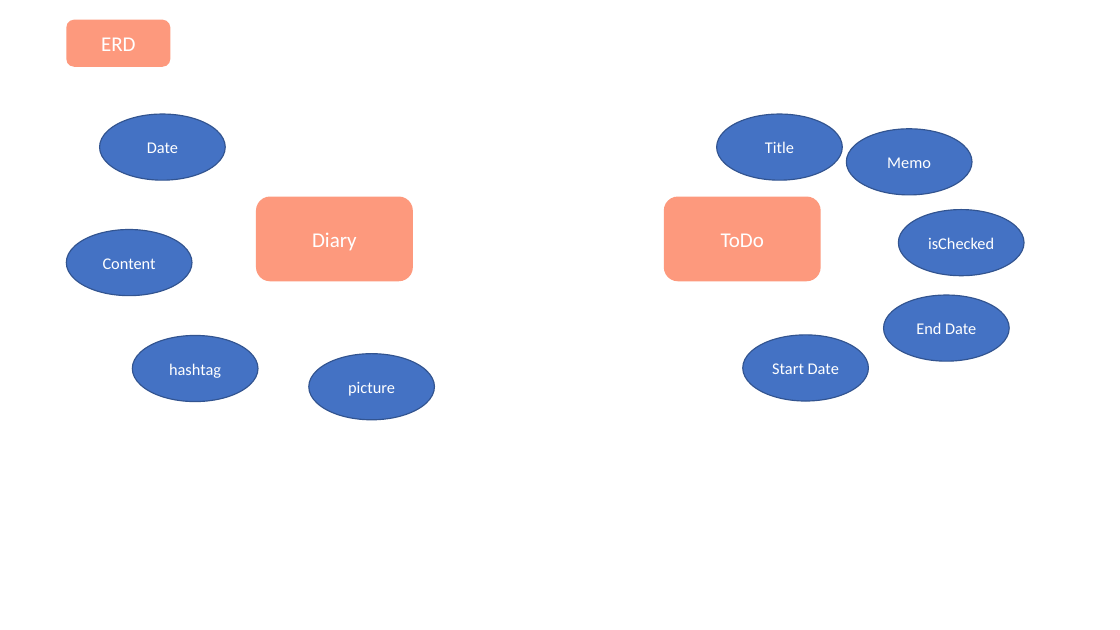
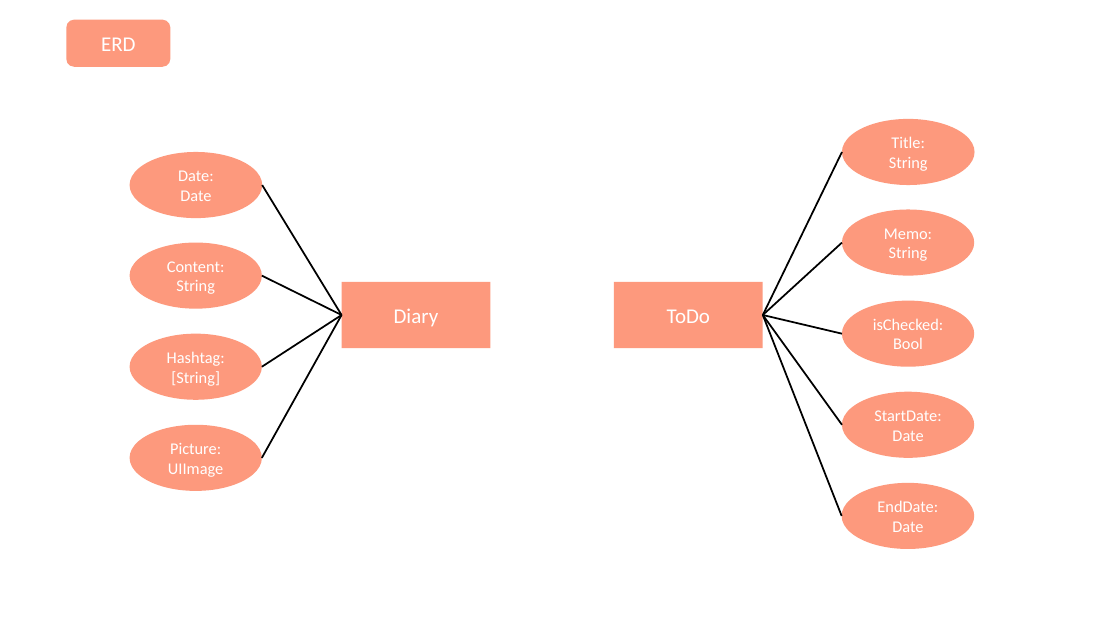
Before and after one commit to chaeHaram/University, a slide deck: slide 3 of 4-1/소프트웨어 종합설계/10주차/졸업작품 DFD : ERD.pptx. Drawn at 1120x630 pixels with LibreOffice and Linux fonts; fonts in the diff are those of the drawing. Boxes give left, top, right and bottom in pixels: in the first picture for what was removed or moved away, otherwise in the second. Text is boxed around its words. In the diff, an @@ line names an element or a change of style, - is before the commit and + after.

Commit message:
소프트웨어 종합설계 ppt 제작

```diff
--- a/4-1/소프트웨어 종합설계/10주차/졸업작품 DFD : ERD.pptx
+++ b/4-1/소프트웨어 종합설계/10주차/졸업작품 DFD : ERD.pptx
@@ ellipse "Title:": place and size @@
-ellipse "Title:" at <box>717,114,843,181</box>
+ellipse "Title:" at <box>842,119,975,186</box>
@@ text in ellipse at <box>889,136,928,171</box>: text changed @@
-Title
+Title:
+String
@@ ellipse "Date:": place and size @@
-ellipse "Date:" at <box>100,114,226,181</box>
+ellipse "Date:" at <box>129,152,262,218</box>
@@ text in ellipse at <box>178,170,214,181</box>: paragraph added @@
+Date:
@@ line added from (842, 152) to (763, 315), #000000 1.5 pt @@
@@ line added from (262, 185) to (342, 315), #000000 1.5 pt @@
@@ ellipse "Memo: String": place and size @@
-ellipse "Memo: String" at <box>847,129,973,195</box>
+ellipse "Memo: String" at <box>842,209,974,276</box>
@@ text in ellipse at <box>884,228,932,261</box>: text changed @@
-Memo
+Memo:
+String
@@ ellipse "Content: String": place and size @@
-ellipse "Content: String" at <box>66,229,192,296</box>
+ellipse "Content: String" at <box>129,243,261,309</box>
@@ text in ellipse at <box>167,261,225,294</box>: text changed @@
-Content
+Content: String
@@ line added from (842, 243) to (763, 315), #000000 1.5 pt @@
@@ line added from (262, 276) to (342, 315), #000000 1.5 pt @@
@@ rectangle "Diary" at <box>342,282,491,349</box>: rounded rectangle to rectangle @@
@@ rectangle "Diary": place and size @@
-rectangle "Diary" at <box>256,197,413,281</box>
+rectangle "Diary" at <box>342,282,491,349</box>
@@ rectangle "ToDo": place and size @@
-rectangle "ToDo" at <box>664,197,821,281</box>
+rectangle "ToDo" at <box>614,282,763,349</box>
@@ rectangle "ToDo" at <box>614,282,763,349</box>: rounded rectangle to rectangle @@
@@ ellipse removed at <box>884,295,1010,361</box> @@
-End Date
@@ line added from (262, 367) to (342, 315), #000000 1.5 pt @@
@@ line added from (262, 458) to (342, 315), #000000 1.5 pt @@
@@ line added from (842, 334) to (763, 315), #000000 1.5 pt @@
@@ line added from (842, 425) to (763, 315), #000000 1.5 pt @@
@@ line added from (842, 516) to (763, 315), #000000 1.5 pt @@
@@ ellipse "isChecked:": place and size @@
-ellipse "isChecked:" at <box>899,210,1025,276</box>
+ellipse "isChecked:" at <box>842,301,974,367</box>
@@ text in ellipse at <box>873,318,943,349</box>: text changed @@
-isChecked
+isChecked:
+Bool
@@ ellipse "Hashtag: [String]": place and size @@
-ellipse "Hashtag: [String]" at <box>133,335,259,402</box>
+ellipse "Hashtag: [String]" at <box>129,334,261,400</box>
@@ text in ellipse at <box>167,352,225,386</box>: text changed @@
-hashtag
+Hashtag: [String]
@@ fill #4472C4 to #FD997D; outline #325491 1 pt to none in 8 elements at <box>129,334,261,400</box>, <box>129,243,261,309</box>, <box>129,152,262,218</box>, <box>842,119,975,186</box>, <box>842,209,974,276</box>, <box>842,301,974,367</box>, <box>129,425,261,492</box>, <box>842,392,974,458</box> @@
@@ ellipse "StartDate: Date": place and size @@
-ellipse "StartDate: Date" at <box>743,335,869,402</box>
+ellipse "StartDate: Date" at <box>842,392,974,458</box>
@@ text in ellipse at <box>874,410,941,441</box>: text changed @@
-Start Date
+StartDate:
+Date
@@ ellipse "Picture: UIImage": place and size @@
-ellipse "Picture: UIImage" at <box>309,354,435,420</box>
+ellipse "Picture: UIImage" at <box>129,425,261,492</box>
@@ text in ellipse at <box>168,443,223,477</box>: text changed @@
-picture
+Picture: UIImage
@@ ellipse added at <box>842,483,975,549</box>, fill #FD997D, 14 pt, text #FFFFFF @@
+EndDate:
+Date
```
Also in this commit, not shown: 2 other files.
